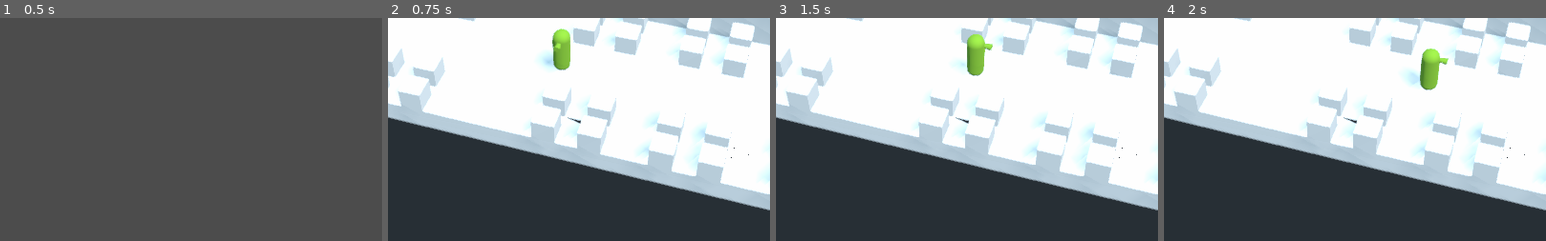
Above: before the commit, frames 1-4 (left to right).
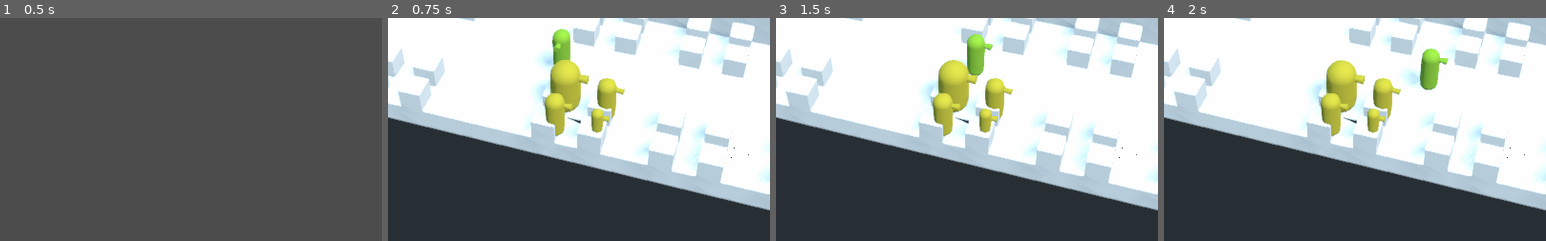
Above: after the commit, the same moments.

Repository: the-last-willy/game_jam_22_07
Game: Godot game, scene res://Game/Scenes/Main/Main.tscn
The game is run twice, just before and just after one commit, with the same random seed, the same clock (stepped at 60 frames per second) and the same inputs.
Inputs (mouse positions are % of the whole screen's width and height, from its top left):
- Up to frame 1 (0.5 s): no input
- Up to frame 2 (0.75 s): click "Play" at 0.5 s
- Up to frame 3 (1.5 s): tap Enter (ui_accept) at 1.25 s; move the mouse to (72, 45) at 1.27 s; hold D (move_right) from 1.28 s (still down); tap Space (grab, bound only after the commit) at 1.35 s; click (72, 45) at 1.42 s
- Up to frame 4 (2 s): keep holding D (move_right); tap Enter (ui_accept) at 1.52 s; tap Shift (grab, bound only before the commit) at 1.55 s
The pictures show only the part of the screen within x 26-76%, y 44-94%; the shares and areas given below are measured in that part.

Frame 1 is identical in both runs. In frame 2, 3.6% of the frame differs, in the area x 38-62%, y 17-53%; in frame 3, 3.6%, in the area x 38-62%, y 18-53%; in frame 4, 3.6%.

Commit message:
Add passenger grab

Diff:
--- /dev/null
+++ b/Game/Character/Passenger/Passenger.gd
@@ -0,0 +1,11 @@
+extends Spatial
+
+
+func _on_Area_body_entered(body):
+	if body as Player:
+		body.add_near_passenger(self)
+
+
+func _on_Area_body_exited(body):
+	if body as Player:
+		body.remove_near_passenger(self)
--- a/Game/Character/Passenger/Passenger.tscn
+++ b/Game/Character/Passenger/Passenger.tscn
@@ -1,12 +1,18 @@
-[gd_scene load_steps=2 format=2]
+[gd_scene load_steps=3 format=2]
+
+[ext_resource path="res://Game/Character/Passenger/Passenger.gd" type="Script" id=1]
 
 [sub_resource type="BoxShape" id=1]
 extents = Vector3( 0.6, 0.6, 0.6 )
 
 [node name="Passenger" type="Spatial"]
+script = ExtResource( 1 )
 
 [node name="Area" type="Area" parent="."]
 
 [node name="CollisionShape" type="CollisionShape" parent="Area"]
 transform = Transform( 1, 0, 0, 0, 1, 0, 0, 0, 1, 0, 0.5, 0 )
 shape = SubResource( 1 )
+
+[connection signal="body_entered" from="Area" to="." method="_on_Area_body_entered"]
+[connection signal="body_exited" from="Area" to="." method="_on_Area_body_exited"]
--- a/Game/Character/Player/Player.gd
+++ b/Game/Character/Player/Player.gd
@@ -1,3 +1,4 @@
+class_name Player
 extends KinematicBody
 
 const CONTROLLER_DEADZONE = 0.2
@@ -13,8 +14,36 @@
 
 var input_camera_space : bool = false
 
-func _physics_process(delta):
+var near_passengers := []
 
+func _physics_process(_delta : float) -> void:
+	move()
+
+	if Input.is_action_just_pressed("grab"):
+		grab_passenger()
+
+func get_nearest_passenger() -> Spatial:
+	if near_passengers.empty():
+		return null
+
+	var nearest_passenger : Spatial = near_passengers[0]
+	var nearest_distance : float = INF
+
+	for passenger in near_passengers:
+		var dist :=  global_transform.origin.distance_squared_to(passenger.global_transform.origin)
+		if dist < nearest_distance:
+			nearest_passenger = passenger
+			nearest_distance = dist
+
+
+	return nearest_passenger
+
+func grab_passenger() -> void:
+	var nearest_passenger := get_nearest_passenger()
+	if nearest_passenger:
+		nearest_passenger.queue_free()
+
+func move() -> void:
 	var input_dir = Input.get_vector(
 		"move_left", "move_right",
 		"move_backward", "move_forward",
@@ -43,3 +72,9 @@
 		control_mode = CONTROL_MODE_CONTROLLER
 	elif (event is InputEventKey) or (event is InputEventMouseButton):
 		control_mode = CONTROL_MODE_KEYBOARD
+
+func add_near_passenger(passenger : Spatial) -> void:
+	near_passengers.append(passenger)
+
+func remove_near_passenger(passenger : Spatial) -> void:
+	near_passengers.erase(passenger)
--- a/Game/Scenes/Level/Level.tscn
+++ b/Game/Scenes/Level/Level.tscn
@@ -1,8 +1,12 @@
-[gd_scene load_steps=4 format=2]
+[gd_scene load_steps=8 format=2]
 
 [ext_resource path="res://Game/Scenes/Level/AircraftCabin.tscn" type="PackedScene" id=1]
 [ext_resource path="res://Game/Character/Player/Player.tscn" type="PackedScene" id=2]
 [ext_resource path="res://Game/UI/PauseMenu/PauseMenuUI.tscn" type="PackedScene" id=3]
+[ext_resource path="res://Game/Character/Passenger/Models/PassengerModelSkinny.tscn" type="PackedScene" id=4]
+[ext_resource path="res://Game/Character/Passenger/Models/PassengerModelNormal.tscn" type="PackedScene" id=5]
+[ext_resource path="res://Game/Character/Passenger/Passenger.tscn" type="PackedScene" id=6]
+[ext_resource path="res://Game/Character/Passenger/Models/PassengerModelFat.tscn" type="PackedScene" id=7]
 
 [node name="Level" type="Spatial"]
 
@@ -16,3 +20,23 @@
 [node name="Player" parent="." instance=ExtResource( 2 )]
 
 [node name="PauseMenuUI" parent="." instance=ExtResource( 3 )]
+
+[node name="Passenger" parent="." instance=ExtResource( 6 )]
+transform = Transform( 1, 0, 0, 0, 1, 0, 0, 0, 1, -0.440903, 0, -1.11538 )
+
+[node name="PassengerModelFat" parent="Passenger" instance=ExtResource( 7 )]
+
+[node name="Passenger2" parent="." instance=ExtResource( 6 )]
+transform = Transform( 1, 0, 0, 0, 1, 0, 0, 0, 1, -0.446418, 0, -1.8655 )
+
+[node name="PassengerModelNormal" parent="Passenger2" instance=ExtResource( 5 )]
+
+[node name="Passenger3" parent="." instance=ExtResource( 6 )]
+transform = Transform( 1, 0, 0, 0, 1, 0, 0, 0, 1, -1.35098, 0, -1.13744 )
+
+[node name="PassengerModelNormal" parent="Passenger3" instance=ExtResource( 5 )]
+
+[node name="Passenger4" parent="." instance=ExtResource( 6 )]
+transform = Transform( 1, 0, 0, 0, 1, 0, 0, 0, 1, -1.3565, 0, -1.88757 )
+
+[node name="PassengerModelSkinny" parent="Passenger4" instance=ExtResource( 4 )]
--- a/project.godot
+++ b/project.godot
@@ -7,6 +7,16 @@
 ;   param=value ; assign values to parameters
 
 config_version=4
+
+_global_script_classes=[ {
+"base": "KinematicBody",
+"class": "Player",
+"language": "GDScript",
+"path": "res://Game/Character/Player/Player.gd"
+} ]
+_global_script_class_icons={
+"Player": ""
+}
 
 [application]
 
@@ -48,7 +58,7 @@
 }
 grab={
 "deadzone": 0.5,
-"events": [ Object(InputEventKey,"resource_local_to_scene":false,"resource_name":"","device":0,"alt":false,"shift":false,"control":false,"meta":false,"command":false,"pressed":false,"scancode":0,"physical_scancode":16777237,"unicode":0,"echo":false,"script":null)
+"events": [ Object(InputEventKey,"resource_local_to_scene":false,"resource_name":"","device":0,"alt":false,"shift":false,"control":false,"meta":false,"command":false,"pressed":false,"scancode":0,"physical_scancode":32,"unicode":0,"echo":false,"script":null)
 , Object(InputEventJoypadButton,"resource_local_to_scene":false,"resource_name":"","device":0,"button_index":0,"pressure":0.0,"pressed":false,"script":null)
  ]
 }
